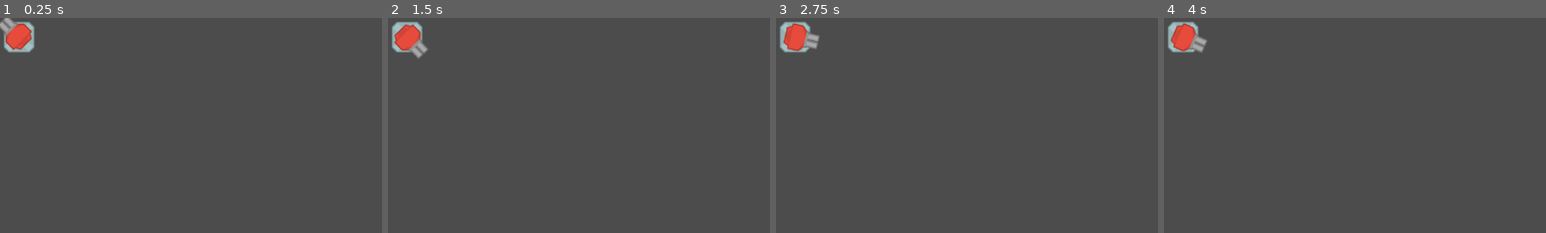
Above: before the commit, frames 1-4 (left to right).
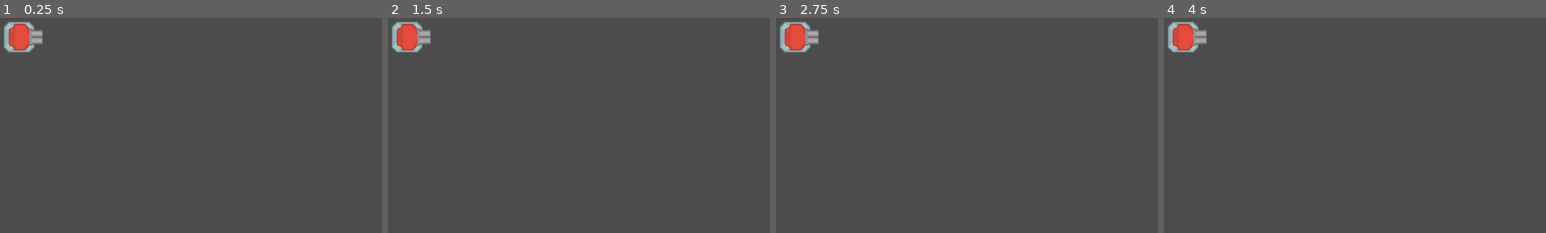
Above: after the commit, the same moments.

Repository: derUbermenk/TowerDefense
Game: Godot game, scene res://Scenes/Turrets/GunT2.tscn
Two runs of this game, one before a commit and one after it. Both use one fixed random seed, a clock stepped at 60 frames per second and the inputs below. This scene is started directly instead of the project's main scene.
Inputs (mouse positions are % of the whole screen's width and height, from its top left):
- Up to frame 1 (0.25 s): no input
- Up to frame 2 (1.5 s): tap Enter (ui_accept) at 0.5, 0.6, 0.77, 1.07, 1.25, 1.35 s; move the mouse to (72, 45) at 0.52 s; move the mouse to (30, 55) at 1.27 s
- Up to frame 3 (2.75 s): tap Enter (ui_accept) at 1.52, 1.82, 2, 2.1 s; move the mouse to (60, 28) at 2.02 s
- Up to frame 4 (4 s): tap Enter (ui_accept) at 2.75, 2.85, 3.02, 3.32, 3.5, 3.6, 3.77 s; move the mouse to (45, 70) at 2.77 s; move the mouse to (80, 65) at 3.52 s
The pictures show only the part of the screen within x 0-50%, y 0-50%; the shares and areas given below are measured in that part.

The runs differ from the first frame. In frame 1, 0.6% of the frame differs, in the area x 0-12%, y 0-16%; in frame 2, 0.6%; in frame 3, 0.4%; in frame 4, 0.4%.

Commit message:
add code for enemy detection

Diff:
--- a/Scenes/MainScenes/GameScene.gd
+++ b/Scenes/MainScenes/GameScene.gd
@@ -88,7 +88,7 @@
 		## Test if player if player has enough cash
 		var new_tower = load("res://Scenes/Turrets/" + build_type +".tscn").instance()
 		new_tower.position = build_location
+		new_tower.built = true
+		new_tower.type = build_type
 		map_node.get_node("Turrets").add_child(new_tower, true)
 		map_node.get_node("TowerExclusion").set_cellv(build_tile, 5)
-		print(build_location)
-		print(build_tile)
--- a/Scenes/Turrets/GunT1.tscn
+++ b/Scenes/Turrets/GunT1.tscn
@@ -1,8 +1,11 @@
-[gd_scene load_steps=4 format=2]
+[gd_scene load_steps=5 format=2]
 
 [ext_resource path="res://Assets/Towers/towerDefense_tile180.png" type="Texture" id=1]
 [ext_resource path="res://Assets/Towers/towerDefense_tile249.png" type="Texture" id=2]
 [ext_resource path="res://Scenes/Turrets/GunT1.gd" type="Script" id=3]
+
+[sub_resource type="CircleShape2D" id=1]
+radius = 0.01
 
 [node name="GunT1" type="Node2D"]
 script = ExtResource( 3 )
@@ -18,3 +21,12 @@
 
 [node name="Muzzle" type="Position2D" parent="Turret"]
 position = Vector2( 42, 0 )
+
+[node name="Range" type="Area2D" parent="."]
+position = Vector2( 32, 32 )
+
+[node name="CollisionShape2D" type="CollisionShape2D" parent="Range"]
+shape = SubResource( 1 )
+
+[connection signal="body_entered" from="Range" to="." method="_on_Range_body_entered"]
+[connection signal="body_exited" from="Range" to="." method="_on_Range_body_exited"]
--- a/Scenes/Turrets/MissileT1.tscn
+++ b/Scenes/Turrets/MissileT1.tscn
@@ -1,9 +1,12 @@
-[gd_scene load_steps=5 format=2]
+[gd_scene load_steps=6 format=2]
 
 [ext_resource path="res://Assets/Towers/towerDefense_tile180.png" type="Texture" id=1]
 [ext_resource path="res://Assets/Towers/towerDefense_tile251.png" type="Texture" id=2]
 [ext_resource path="res://Assets/Towers/towerDefense_tile228.png" type="Texture" id=3]
 [ext_resource path="res://Scenes/Turrets/MissileT1.gd" type="Script" id=4]
+
+[sub_resource type="CircleShape2D" id=1]
+radius = 0.01
 
 [node name="MissileT1" type="Node2D"]
 script = ExtResource( 4 )
@@ -23,3 +26,12 @@
 [node name="Missile2" type="Sprite" parent="Turret"]
 position = Vector2( 5, 10 )
 texture = ExtResource( 2 )
+
+[node name="Range" type="Area2D" parent="."]
+position = Vector2( 32, 32 )
+
+[node name="CollisionShape2D" type="CollisionShape2D" parent="Range"]
+shape = SubResource( 1 )
+
+[connection signal="body_entered" from="Range" to="." method="_on_Range_body_entered"]
+[connection signal="body_exited" from="Range" to="." method="_on_Range_body_exited"]
--- a/Scenes/Turrets/Turrets.gd
+++ b/Scenes/Turrets/Turrets.gd
@@ -1,7 +1,40 @@
 extends Node2D
-
 class_name Turret
 
+var type
+var enemy_array = []
+var built = false
+var enemy
+
+func _ready():
+	if built:
+		get_node("Range/CollisionShape2D").get_shape().radius = 0.5 * GameData.tower_data[type]["range"]
+
+
 func _physics_process(delta):
-	var enemy_position = get_global_mouse_position()
-	get_node("Turret").look_at(enemy_position)
+	if enemy_array.size() != 0 and built:
+		select_enemy()
+		turn()
+	else:
+		enemy = null
+
+func turn():
+	get_node("Turret").look_at(enemy.position)
+
+func select_enemy():
+	var enemy_progress_array = [] # collection of the offsets of the enemies inside range
+	for i in enemy_array:
+		enemy_progress_array.append(i.offset)
+
+	var max_offset = enemy_progress_array.max() 						# find the max offset in the enemy_progress_array
+	var enemy_index = enemy_progress_array.find(max_offset) # get the index of the max offset
+	enemy = enemy_array[enemy_index]  											# enemy index and enemy max offset index is same
+
+func _on_Range_body_entered(body):
+	# body is the kinematic body of the tank
+	# need to track the pathfollow 2d which is the parent node
+	# 	representing a tank
+	enemy_array.append(body.get_parent())
+
+func	_on_Range_body_exited(body):
+	enemy_array.erase(body.get_parent())
